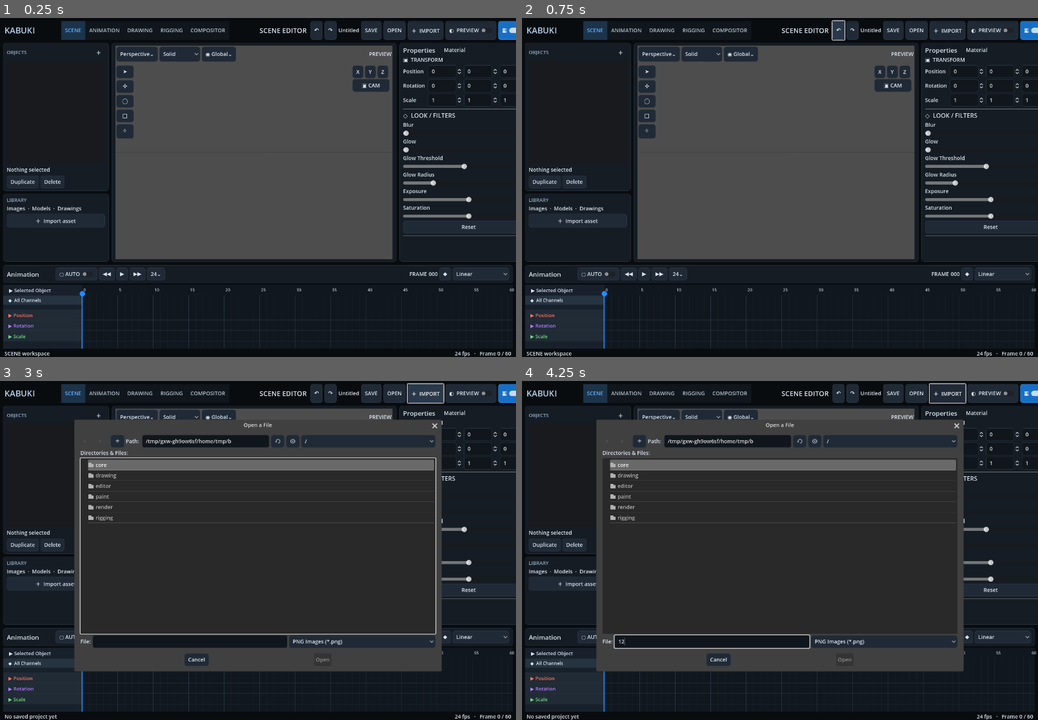
Above: before the commit, frames 1-4 (two rows, left to right).
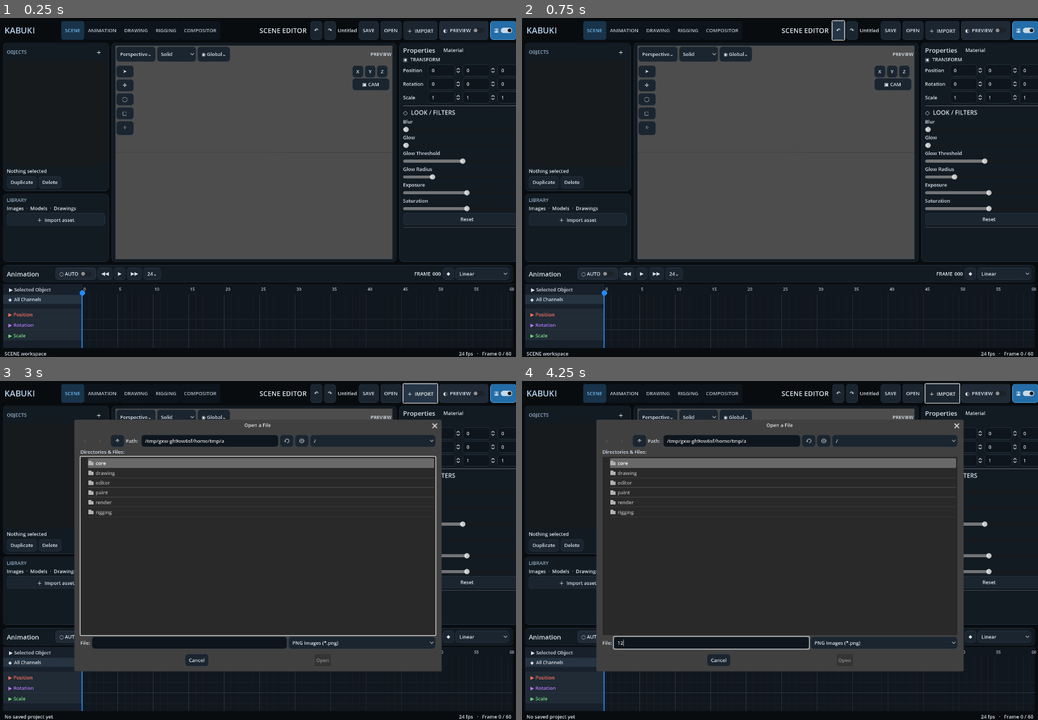
Above: after the commit, the same moments.

Repository: Onnevan/Kabuki
Game: Godot game, scene res://editor/main.tscn
Same seed, same stepped clock (60 frames per second), same inputs: the game is played once before the commit and once after it.
Inputs (mouse positions are in pixels of both pictures, inside the frame that each line leads up to):
- Up to frame 1 (0.25 s): no input
- Up to frame 2 (0.75 s): click "↶" at 0.5 s
- Up to frame 3 (3 s): click "↷" at 1.25 s; click "OPEN" at 2 s; click "＋ IMPORT" at 2.75 s
- Up to frame 4 (4.25 s): click (712, 642) at 3.52 s; type "12" at 3.6 s

The runs differ from the first frame. In frame 1, 4.9% of the frame differs, in the area x 0-100%, y 0-100%; in frame 2, 4.9%; in frame 3, 6.1%; in frame 4, 5.7%.

Commit message:
Refine Kabuki visual theme

Diff:
--- a/editor/kabuki_theme.gd
+++ b/editor/kabuki_theme.gd
@@ -7,13 +7,13 @@
 		b.border_width_left=1;b.border_width_top=1;b.border_width_right=1;b.border_width_bottom=1;b.border_color=Color(border)
 	return b
 static func build() -> Theme:
-	var t:=Theme.new();t.default_font_size=14
+	var t:=Theme.new();t.default_font_size=13
 	t.set_color("font_color","Label",Color("#dce5ef"));t.set_color("font_color","Button",Color("#dce5ef"));t.set_color("font_color","CheckButton",Color("#dce5ef"))
-	t.set_stylebox("normal","Button",box("#202a36",6,"#2b3744"));t.set_stylebox("hover","Button",box("#2a3949",6,"#3c4d60"));t.set_stylebox("pressed","Button",box("#176fc5",6,"#2d95f4"))
+	t.set_stylebox("normal","Button",box("#1b2530",7,"#263442"));t.set_stylebox("hover","Button",box("#253545",7,"#38506a"));t.set_stylebox("pressed","Button",box("#236da8",7,"#56a9e8"))
 	t.set_stylebox("normal","CheckButton",box("#202a36",6,"#2b3744"));t.set_stylebox("hover","CheckButton",box("#2a3949",6,"#3c4d60"))
-	t.set_stylebox("panel","PanelContainer",box("#151c24",7,"#27323e"))
-	t.set_stylebox("normal","LineEdit",box("#10161c",5,"#2a3541"));t.set_stylebox("normal","ItemList",box("#11171e",5,"#27323e"))
-	t.set_color("font_selected_color","TabBar",Color("#61b3ff"));t.set_color("font_unselected_color","TabBar",Color("#b7c1cd"))
-	t.set_stylebox("tab_selected","TabBar",box("#1c3349",0));t.set_stylebox("tab_unselected","TabBar",box("#10161c",0))
+	t.set_stylebox("panel","PanelContainer",box("#121a22",9,"#22303d"))
+	t.set_stylebox("normal","LineEdit",box("#0e151c",7,"#263541"));t.set_stylebox("normal","ItemList",box("#0f161d",7,"#22303d"))
+	t.set_color("font_selected_color","TabBar",Color("#73bdf4"));t.set_color("font_unselected_color","TabBar",Color("#b7c1cd"))
+	t.set_stylebox("tab_selected","TabBar",box("#18334a",6));t.set_stylebox("tab_unselected","TabBar",box("#0d141b",6))
 	t.set_constant("h_separation","HBoxContainer",8);t.set_constant("v_separation","VBoxContainer",7)
 	return t
